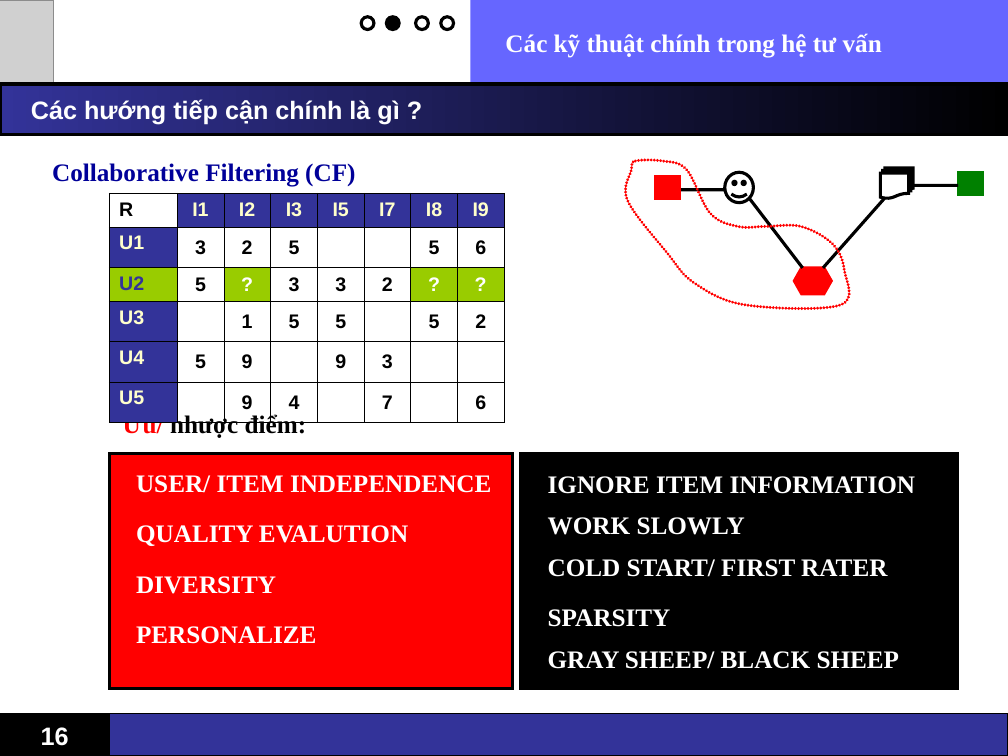
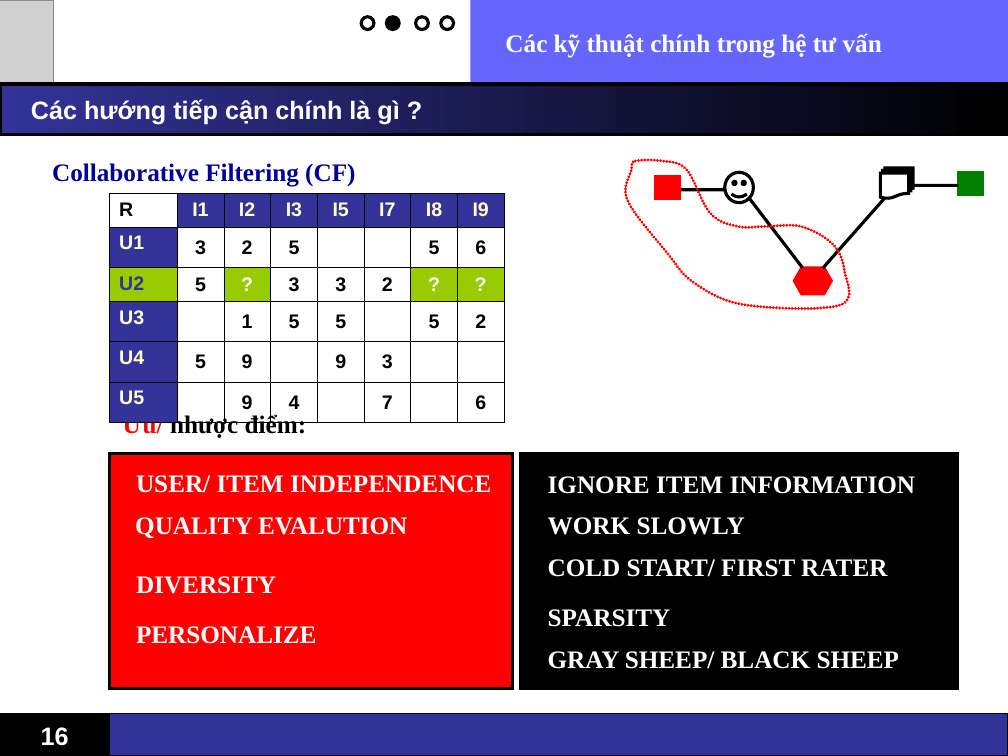
Before and after one commit to tuankhac/BTL_DOAN_CONGCU, a slide deck: slide 16 of slide/S1.ppt. Drawn at 1008x756 pixels with LibreOffice and Linux fonts; fonts in the diff are those of the drawing; grey boxes stand for pictures. Boxes give left, top, right and bottom in pixels: in the first picture for what was removed or moved away, otherwise in the second. Text is boxed around its words. In the diff, an @@ line names an element or a change of style, - is before the commit and + after.

```diff
--- a/slide/S1.ppt
+++ b/slide/S1.ppt
@@ text "QUALITY EVALUTION": place and size @@
-text "QUALITY EVALUTION" at [136, 525, 408, 546]
+text "QUALITY EVALUTION" at [135, 517, 407, 538]
```
Also in this commit, not shown: 1 slide added, 1 slide removed, 1 other file.
